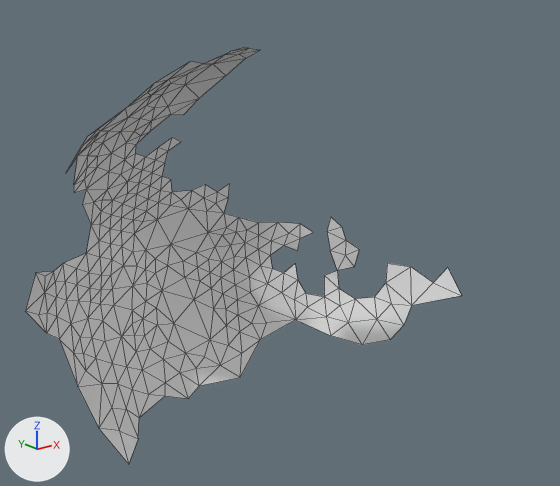
The OBJ model res/final/onecam_fullvolume/18/cleanedup/FullVolium.000441.obj, before and after one commit.
Before and after are seen from a 50 mm camera at (-716.9, -822.1, 876.3) aimed at (-582.0, -653.4, 808.9). The axes (+X, +Y, +Z) are drawn at lower left. The lights are the same throughout. Mesh edges are drawn as thin lines. Where no turn or scale is listed for an object, it has been applied to the vertices.

Script lines for the objects in view, before the commit:
```python
me_fullvolium_000441 = bpy.data.meshes.new('FullVolium.000441')
me_fullvolium_000441.from_pydata(...)  # 298 vertices, 497 faces; spans x -649.9..-516.3, y -669.2..-605.0, z 741.9..865.4
# before: 134 (-568.5, -613.4, 763.3) at pixel (239, 331), 135 (-572.7, -611.1, 765.9) at pixel (226, 325), 213 (-607.4, -612.7, 760.2) at pixel (142, 369), 214 (-602.5, -609.6, 765.2) at pixel (150, 348), 216 (-598.1, -610.1, 760.1) at pixel (163, 359)
# before: 217 (-599.9, -614.2, 753.7) at pixel (165, 382), 218 (-593.8, -613.5, 755.1) at pixel (179, 372), 232 (-594.8, -608.6, 765.4) at pixel (168, 341), 273 (-579.6, -611.0, 762.5) at pixel (209, 339), 274 (-578.9, -616.0, 754.3) at pixel (220, 365)
# before: 275 (-573.1, -612.8, 759.0) at pixel (228, 345), 277 (-570.5, -617.2, 756.8) at pixel (241, 353), 292 (-589.7, -611.2, 760.4) at pixel (185, 353)
# before: 149 (-623.4, -612.0, 803.7) at pixel (86, 253), 151 (-627.7, -613.4, 800.0) at pixel (76, 268), 160 (-632.1, -615.0, 797.5) at pixel (65, 281), 161 (-631.9, -614.5, 802.9) at pixel (63, 263), 162 (-636.4, -618.1, 799.2) at pixel (55, 281)
# before: 163 (-637.4, -620.5, 803.3) at pixel (53, 271)
ob_fullvolium_000441 = bpy.data.objects.new('FullVolium.000441', me_fullvolium_000441)
ob_fullvolium_000441.location = (0.0, 0.0, 0.0)
```
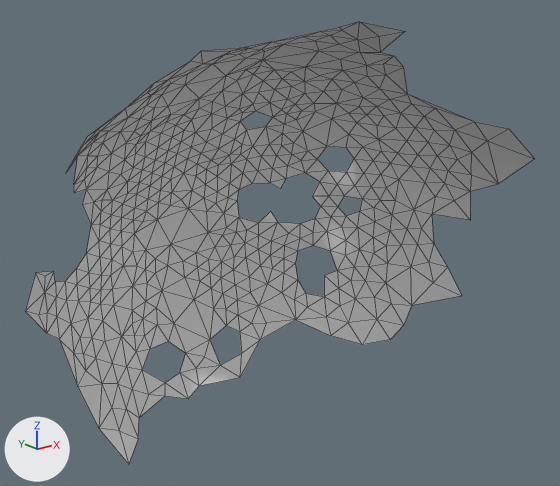
Boxes (x1, y1, x2, y2) around the edits, measured in the pictures (560 x 486 px):
'FullVolium.000441', reshaped (16% wider): before (26, 47, 462, 464); after (26, 22, 534, 464)
part 1 of me_fullvolium_000441, added: after (136, 22, 534, 299)
part 2 of me_fullvolium_000441, deleted: before (143, 326, 242, 383)
part 3 of me_fullvolium_000441, deleted: before (54, 254, 86, 282)

The change, as a list of edits to the scene's bpy script:
```text
Change me_fullvolium_000441:
    used by ob_fullvolium_000441; location = (0.0, 0.0, 0.0)
    verts and faces of me_fullvolium_000441; kept vertices keep their numbers, new ones are numbered from 298
    remove me_fullvolium_000441.from_pydata(...)  # 298 vertices, 497 faces; spans x -649.9..-516.3, y -669.2..-605.0, z 741.9..865.4
    add me_fullvolium_000441.from_pydata(...)  # 514 vertices, 930 faces; spans x -649.9..-516.3, y -701.7..-605.0, z 741.9..871.4
    me_fullvolium_000441 part 1
    219 vertices are added at x -612.0..-516.3, y -701.7..-611.6, z 780.2..871.4
    448 new faces join them
    me_fullvolium_000441 part 2
    add delete_vertices([216, 275])  # with the faces that use them
    me_fullvolium_000441 part 3
    add delete_vertices([161])  # with the faces that use them
```
